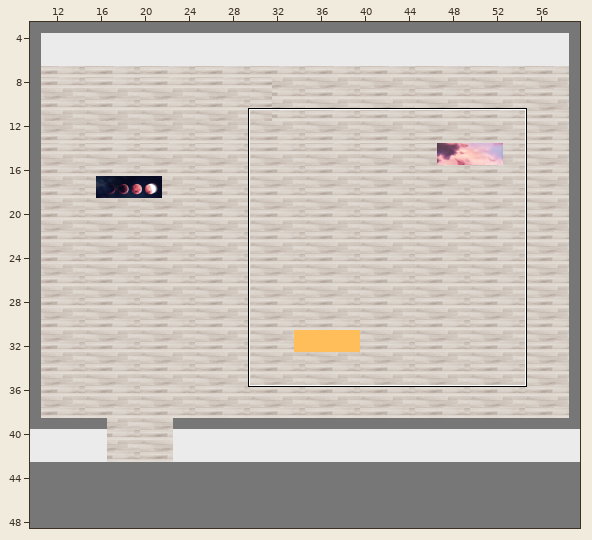
Tiled map, stored at public/assets/tilemap_map/gym_room.tmx. Above: a wide view before the commit, with the close-up outlined.
Close-up. Before:
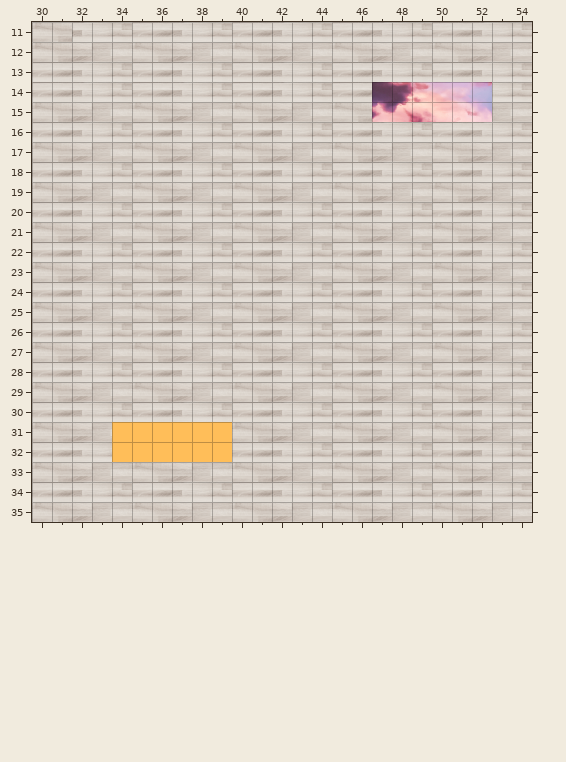
Cells are 36x36 px. Shown: x 30..54, y 11..35. The commit also changed other parts of the map, which this record leaves out.
After:
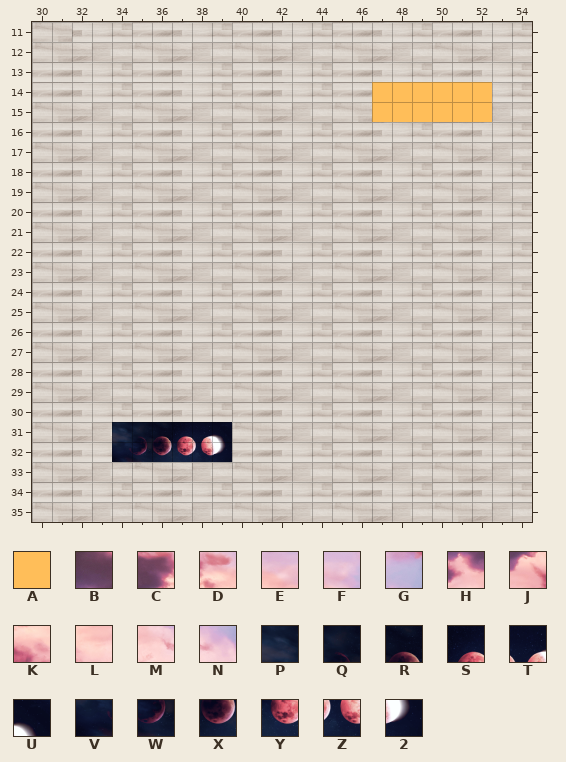
Key: from "gym_room_sqrs": A 20; from "mat_sky": B 0, C 1, D 2, E 3, F 4, G 5, H 6, J 7, K 8, L 9, M 10, N 11; from "mat_space": P 0, Q 1, R 2, S 3, T 4, U 5, V 6, W 7, X 8, Y 9, Z 10, 2 11.
_ is an empty cell.
Edits made:
Layer "items":
y 14: x 47..52 BCDEFG -> AAAAAA
y 15: x 47..52 HJKLMN -> AAAAAA
y 31: x 34..39 AAAAAA -> PQRSTU
y 32: x 34..39 AAAAAA -> VWXYZ2
Pixel boxes of the changes (left, top, right, bottom) in both close-ups:
changed: (372, 82, 492, 122)
changed: (112, 422, 232, 462)
